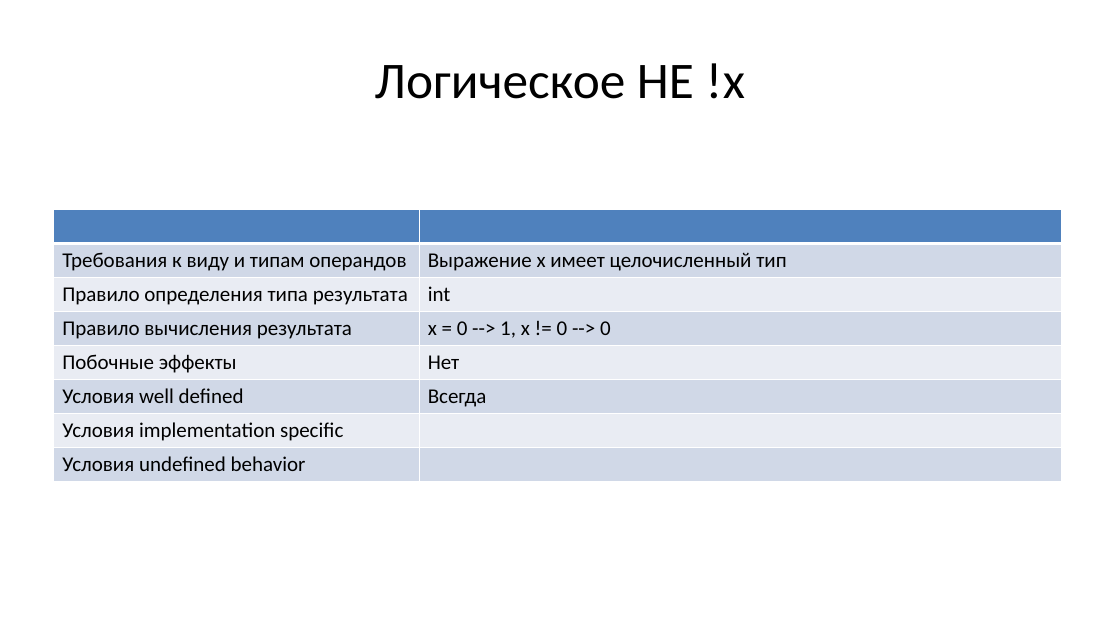
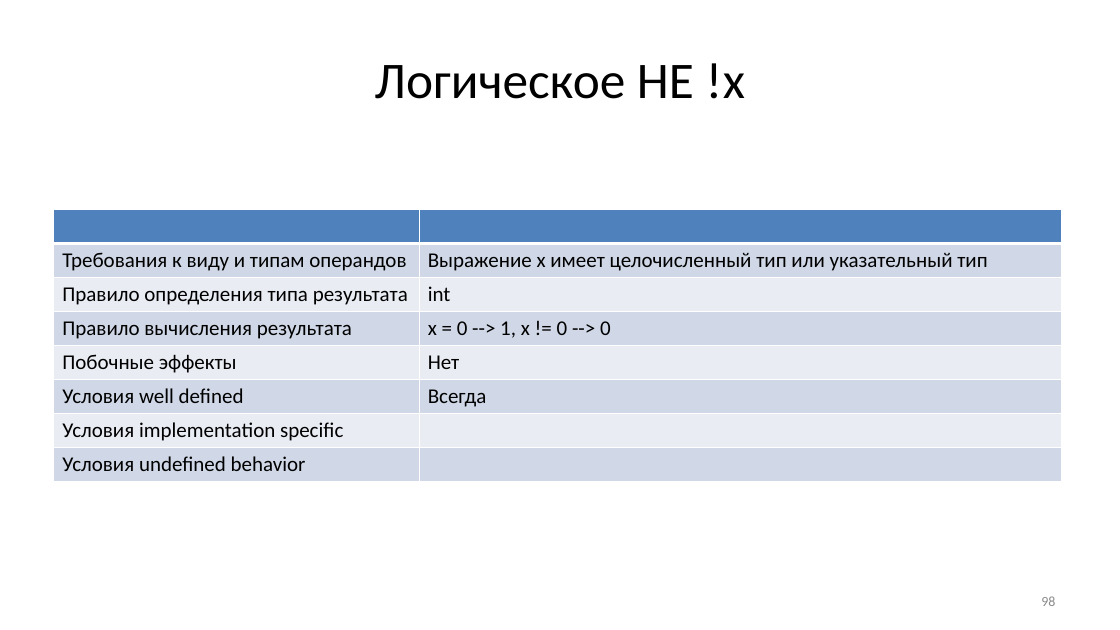
Before and after one commit to Evgueni-Petrov-aka-espetrov/Algorithms-and-Programming-in-C-pptx, a slide deck: slide 98 of 04 Выражения.pptx. Drawn at 1120x630 pixels with LibreOffice and Linux fonts; fonts in the diff are those of the drawing. Boxes give left, top, right and bottom in pixels: in the first picture for what was removed or moved away, otherwise in the second. Text is boxed around its words. In the diff, an @@ line names an element or a change of style, - is before the commit and + after.

```diff
--- a/04 Выражения.pptx
+++ b/04 Выражения.pptx
@@ table at bbox=[54, 209, 1062, 481] @@
-row 2, column 2: Выражение х имеет целочисленный тип
+row 2, column 2: Выражение х имеет целочисленный тип или указательный тип
@@ page number added at bbox=[1041, 596, 1055, 606], 12 pt, text #8C8C8C @@
+98
```
Also in this commit, not shown: 111 other slides changed, 1 other file.
